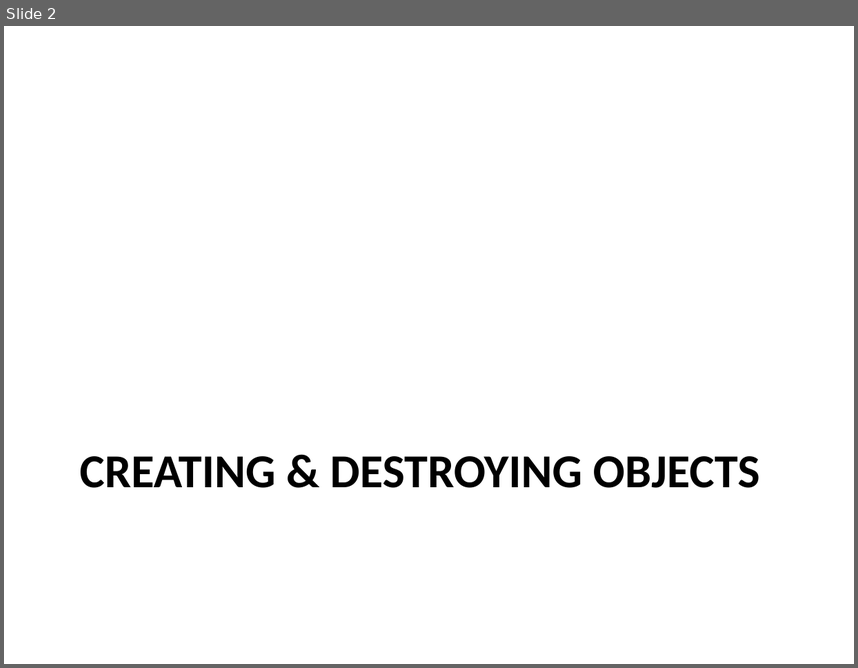
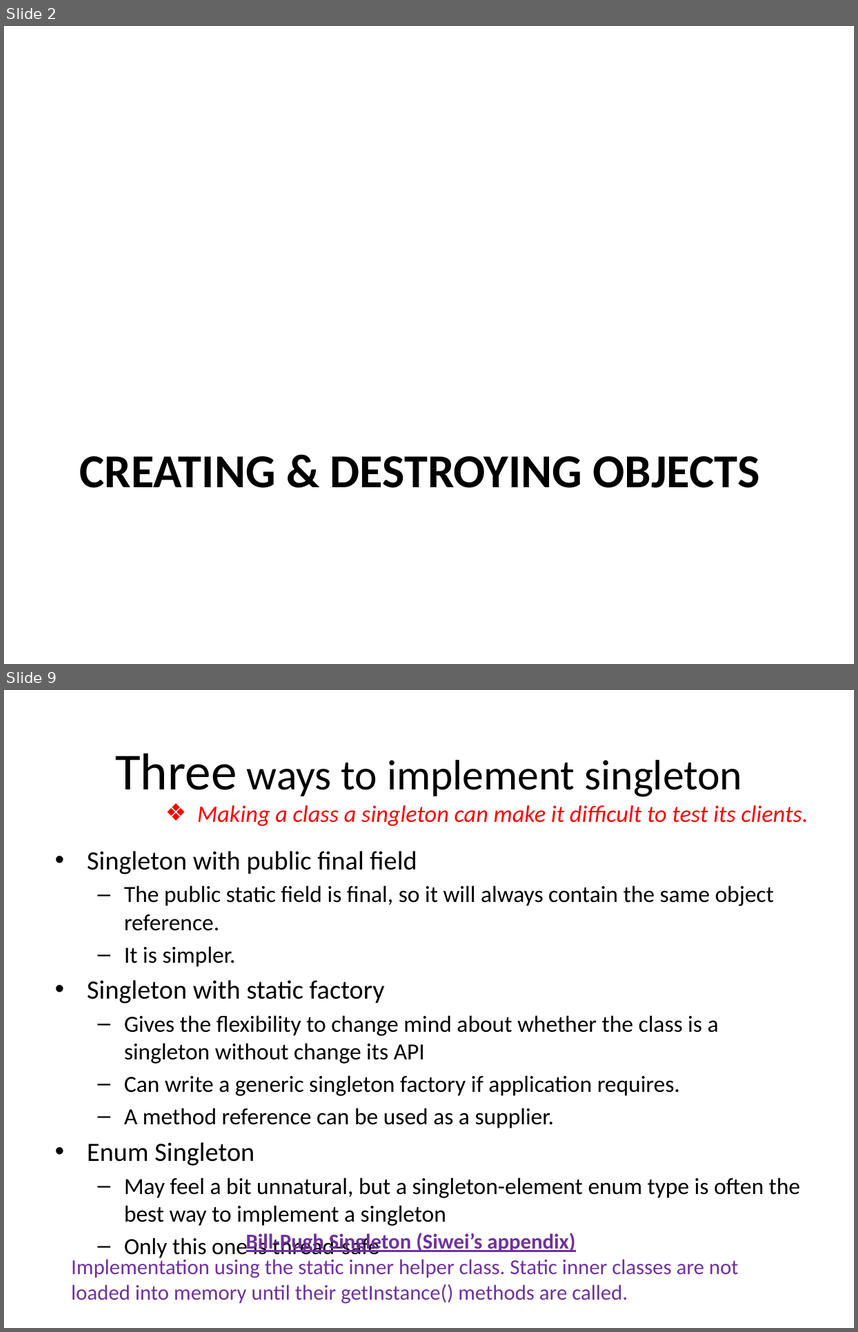
Before and after one commit to wsw621012/EffectiveJava3, a slide deck: src/main/resources/introduction.pptx. Shown one above the other, each under a label of ours: slide 2 before the commit, slides 2 and 9 after it; the slides between them are not shown. The pictures are 858x668 and 858x1332 pixels, drawn with LibreOffice and Linux fonts; fonts in the diff are those of the drawing. Boxes give left, top, right and bottom in pixels: in the first picture for what was removed or moved away, otherwise in the second. Text is boxed around its words. In the diff, an @@ line names an element or a change of style, - is before the commit and + after.

```diff
--- a/src/main/resources/introduction.pptx
+++ b/src/main/resources/introduction.pptx
@@ slide 9 added at box(4, 690, 854, 1328), background #FFFFFF @@
@@ title added at box(115, 753, 742, 797), 36 pt, text #000000 @@
+Three ways to implement singleton
@@ text added at box(197, 805, 808, 826), 20 pt, text #FF0000, italic @@
+❖ Making a class a singleton can make it difficult to test its clients.
@@ text added at box(87, 851, 800, 1225), 19.6 pt, text #000000 @@
+• Singleton with public final field
+  – The public static field is final, so it will always contain the same object reference.
+  – It is simpler.
+• Singleton with static factory
+  – Gives the flexibility to change mind about whether the class is a singleton without change its API
+  – Can write a generic singleton factory if application requires.
+  – A method reference can be used as a supplier.
+• Enum Singleton
+  – May feel a bit unnatural, but a singleton-element enum type is often the best way to implement a singleton
+  – Only this one is thread-safe
@@ text added at box(71, 1232, 739, 1303), 18 pt, text #7030A0 @@
+Bill-Pugh Singleton (Siwei’s appendix)
+Implementation using the static inner helper class. Static inner classes are not loaded into memory until their getInstance() methods are called.
```
Also in this commit, not shown: 3 slides changed, 3 other slides added, 2 other files.
